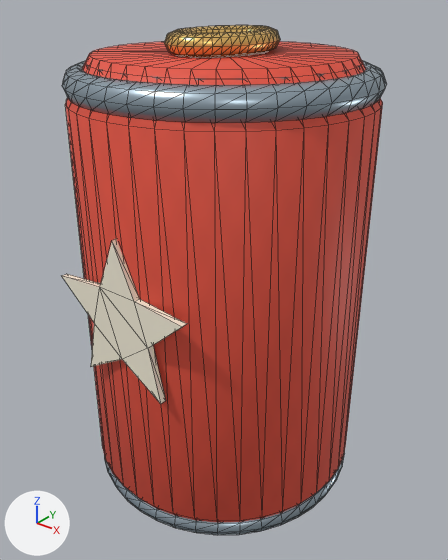
A saved change to the glTF model Web/public/art/items/SODA.glb.
One viewpoint serves both versions: a 50 mm lens placed at (0.232, -0.29, 0.327), pointed at (0.001, -0.002, 0.148). Every picture has the same lights, and +X, +Y and +Z are marked at lower left. The older version comes first. Mesh edges are drawn as thin lines. Vertices at exactly the same position are counted once.

The scene before the commit, as lines of its bpy script (objects in view):
```python
me_soda = bpy.data.meshes.new('SODA')
me_soda.from_pydata(...)  # 1199 vertices, 2372 faces; spans x -0.091..0.091, y -0.093..0.091, z 0.0..0.302
# faces by material slot: [320, 1376, 640, 36]
me_soda.materials.append(mat_red_classic)
me_soda.materials.append(mat_metal_classic)  # light grey #a4b5c0
me_soda.materials.append(mat_gold_classic)  # orange #f5c873
me_soda.materials.append(mat_ivory_classic)  # pale yellow #f8f1dd
ob_soda = bpy.data.objects.new('SODA', me_soda)
ob_soda.parent = ob_wreckabulary_exportroot
ob_soda.location = (0.0, 0.0, 0.0)
ob_soda.rotation_euler = (0.0, 0.0, -3.142)  # degrees (0, 0, -180)
```
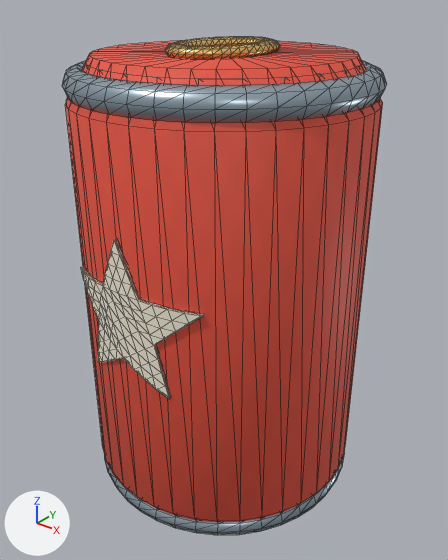
Diff of the bpy script that builds the scene:
```diff
--- a/Web/public/art/items/SODA.glb.py
+++ b/Web/public/art/items/SODA.glb.py
@@ me_soda @@
 # used by ob_soda; parent = ob_wreckabulary_exportroot; location = (0.0, 0.0, 0.0); rotation_euler = (0.0, 0.0, -3.142), in degrees (0, 0, -180)
-me_soda.from_pydata(...)  # 1199 vertices, 2372 faces; spans x -0.091..0.091, y -0.093..0.091, z 0.0..0.302
+me_soda.from_pydata(...)  # 1468 vertices, 2912 faces; spans x -0.091..0.091, y -0.092..0.091, z 0.0..0.296
+# me_soda part 1: 315 vertices moved from x -0.027..0.027, y -0.039..0.039, z 0.29..0.302 to x -0.027..0.027, y -0.039..0.039, z 0.288..0.296; 6 vertices removed from x 0.021..0.025, y -0.011..0.0, z 0.29..0.292; 5 vertices added at x 0.017..0.025, y -0.005..0.005, z 0.288..0.29
+# me_soda part 2: 3 vertices moved from x 0.0..0.014, y -0.093, z 0.132..0.205 to x -0.003..0.0, y -0.088..-0.087, z 0.132..0.205; 13 vertices removed from x -0.048..0.048, y -0.093..-0.089, z 0.115..0.174; 283 vertices added at x -0.049..0.049, y -0.092..-0.074, z 0.115..0.205
+# me_soda part 3: 454 kept faces spanning x -0.027..0.027, y -0.039..0.039, z 0.29..0.296 get new texture (UV) coordinates
 me_soda.materials.append(mat_red_classic)
```

Boxes [x1, y1, x2, y2] around the edits, measured in the pictures (448 x 560 px; the box of a moved part takes in the faces that stretch with it):
'SODA', reshaped: before [62, 25, 387, 535]; after [62, 37, 387, 535]
part 1 of me_soda, moved or reshaped: before [165, 30, 280, 58]; after [250, 42, 269, 56]
part 2 of me_soda, cut back: before [62, 239, 187, 404]; after [81, 239, 204, 399]
part 3 of me_soda, surface changed: before [164, 25, 280, 47]; after [165, 37, 280, 59]
